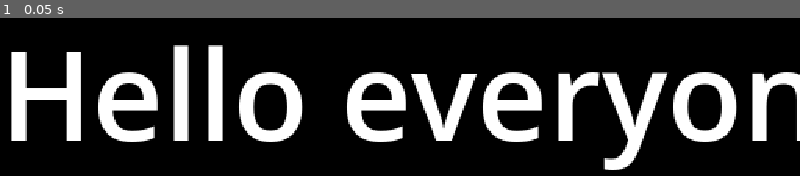
Above: before the commit, frame 1.
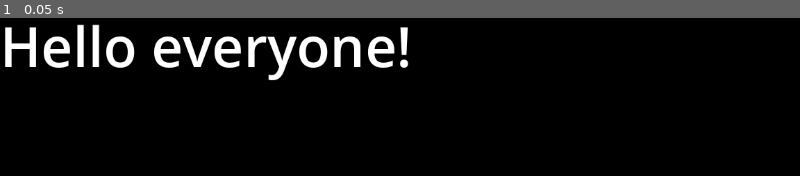
Above: after the commit, the same moment.

Repository: rileylyman/my-magic-gun-that-hates-me
Game: Godot game, scene res://src/main.tscn
The game is run twice, just before and just after one commit, with the same random seed, the same clock (stepped at 60 frames per second) and the same inputs.
Inputs:
- Up to frame 1 (0.05 s): no input

The runs differ from the first frame. In frame 1, 25% of the frame differs, in the area x 0-100%, y 3-97%.

Commit message:
basic shitty prototype

Diff:
--- a/project.godot
+++ b/project.godot
@@ -17,8 +17,6 @@
 
 [display]
 
-window/size/viewport_width=512
-window/size/viewport_height=288
 window/size/window_width_override=1600
 window/size/window_height_override=900
 window/stretch/mode="viewport"
--- /dev/null
+++ b/src/card-outline.tscn
@@ -0,0 +1,29 @@
+[gd_scene format=3 uid="uid://btx5k3mifinlb"]
+
+[ext_resource type="PackedScene" uid="uid://dedwdl7bsg75m" path="res://src/card.tscn" id="1_rgvkt"]
+[ext_resource type="Script" uid="uid://d11la8i1i5o7o" path="res://src/card_outline.gd" id="2_nfnp0"]
+
+[sub_resource type="StyleBoxFlat" id="StyleBoxFlat_rgvkt"]
+bg_color = Color(0.6, 0.6, 0.6, 0)
+border_width_left = 2
+border_width_top = 2
+border_width_right = 2
+border_width_bottom = 2
+border_color = Color(1, 1, 1, 0.33333334)
+corner_radius_top_left = 2
+corner_radius_top_right = 2
+corner_radius_bottom_right = 2
+corner_radius_bottom_left = 2
+
+[node name="Card" unique_id=1368151009 instance=ExtResource("1_rgvkt")]
+mouse_default_cursor_shape = 0
+script = ExtResource("2_nfnp0")
+
+[node name="PanelContainer" parent="." index="0" unique_id=399642640]
+theme_override_styles/panel = SubResource("StyleBoxFlat_rgvkt")
+
+[node name="VBoxContainer" parent="PanelContainer" index="0" unique_id=1680621655]
+visible = false
+
+[node name="CenterContainer" parent="PanelContainer" index="1" unique_id=1625223556]
+visible = false
--- /dev/null
+++ b/src/card-prototype.tscn
@@ -0,0 +1,72 @@
+[gd_scene format=3 uid="uid://kwkfpnrbtwjk"]
+
+[ext_resource type="PackedScene" uid="uid://dedwdl7bsg75m" path="res://src/card.tscn" id="1_23muu"]
+[ext_resource type="Script" uid="uid://dobrtn8e6f2ve" path="res://src/game_manager.gd" id="1_efhwg"]
+[ext_resource type="PackedScene" uid="uid://rk6dk6vw8owg" path="res://src/counter.tscn" id="3_efhwg"]
+[ext_resource type="Script" uid="uid://uehr738u0uon" path="res://src/score_bar.gd" id="4_jswfp"]
+
+[node name="CardPrototype" type="Node2D" unique_id=1494826481]
+
+[node name="GameManager" type="Node2D" parent="." unique_id=357082942 node_paths=PackedStringArray("deck_container", "score_bar", "start_round_button", "hand_pos_node", "chosen_pos_node", "counter_pos_node")]
+script = ExtResource("1_efhwg")
+card_scene = ExtResource("1_23muu")
+counter_scene = ExtResource("3_efhwg")
+deck_container = NodePath("../Deck")
+score_bar = NodePath("../ScoreBar")
+start_round_button = NodePath("../StartRoundButton")
+hand_pos_node = NodePath("../HandPos")
+chosen_pos_node = NodePath("../ChosenPos")
+counter_pos_node = NodePath("../CounterPos")
+
+[node name="Deck" type="Node2D" parent="." unique_id=729747437]
+
+[node name="ChosenPos" type="Node2D" parent="." unique_id=1798489533]
+position = Vector2(558, 286)
+
+[node name="CounterPos" type="Node2D" parent="." unique_id=1709540498]
+position = Vector2(558, 118)
+
+[node name="HandPos" type="Node2D" parent="." unique_id=115461096]
+position = Vector2(558, 471)
+
+[node name="ScoreBar" type="Control" parent="." unique_id=2016008221]
+layout_mode = 3
+anchors_preset = 0
+offset_left = 557.0
+offset_right = 557.0
+script = ExtResource("4_jswfp")
+
+[node name="ProgressBar" type="ProgressBar" parent="ScoreBar" unique_id=291721820]
+custom_minimum_size = Vector2(500, 20)
+layout_mode = 1
+anchors_preset = 5
+anchor_left = 0.5
+anchor_right = 0.5
+offset_left = -250.0
+offset_top = 33.0
+offset_right = 250.0
+offset_bottom = 60.0
+grow_horizontal = 2
+show_percentage = false
+
+[node name="Score" type="Label" parent="ScoreBar" unique_id=420670677]
+unique_name_in_owner = true
+layout_mode = 1
+anchors_preset = 5
+anchor_left = 0.5
+anchor_right = 0.5
+offset_left = -20.0
+offset_right = 20.0
+offset_bottom = 23.0
+grow_horizontal = 2
+horizontal_alignment = 1
+
+[node name="StartRoundButton" type="Button" parent="." unique_id=210958629]
+custom_minimum_size = Vector2(100, 20)
+offset_left = 175.0
+offset_top = 31.0
+offset_right = 276.0
+offset_bottom = 62.0
+text = "Start Round"
+
+[connection signal="pressed" from="StartRoundButton" to="GameManager" method="on_start_round_pressed"]
--- /dev/null
+++ b/src/card.gd
@@ -0,0 +1,23 @@
+class_name Card
+extends Control
+
+@export var max_value: int = 5
+@onready var curr := max_value
+
+@onready var game_mgr: GameManager = get_tree().current_scene.find_child("GameManager")
+
+func _process(_delta: float) -> void:
+	%TitleLabel.text = str(max_value)
+	%ShootLabel.text = str(max_value)
+	%CountdownLabel.text = str(curr)
+
+	%ShootLabel.visible = curr == max_value and game_mgr != null and self in game_mgr.chosen and game_mgr.active_counter != null
+	if %ShootLabel.visible:
+		%CountdownLabel.text = str(0)
+
+func _gui_input(event: InputEvent) -> void:
+	if event is InputEventMouseButton and event.pressed:
+		if game_mgr != null:
+			game_mgr.on_card_clicked(self)
+		else:
+			print("Game manager not found")
--- /dev/null
+++ b/src/card.tscn
@@ -0,0 +1,64 @@
+[gd_scene format=3 uid="uid://dedwdl7bsg75m"]
+
+[ext_resource type="Script" uid="uid://chrlr4xg5rkn6" path="res://src/card.gd" id="1_kd8v5"]
+
+[sub_resource type="StyleBoxFlat" id="StyleBoxFlat_rlt6q"]
+bg_color = Color(0.6, 0.6, 0.6, 0)
+border_width_left = 2
+border_width_top = 2
+border_width_right = 2
+border_width_bottom = 2
+border_color = Color(1, 1, 1, 1)
+corner_radius_top_left = 2
+corner_radius_top_right = 2
+corner_radius_bottom_right = 2
+corner_radius_bottom_left = 2
+
+[node name="Card" type="Control" unique_id=1368151009]
+layout_mode = 3
+anchors_preset = 0
+offset_right = 120.0
+offset_bottom = 150.0
+mouse_filter = 1
+mouse_default_cursor_shape = 2
+script = ExtResource("1_kd8v5")
+
+[node name="ShootLabel" type="Label" parent="." unique_id=1096390588]
+unique_name_in_owner = true
+layout_mode = 0
+offset_left = 46.0
+offset_top = -78.0
+offset_right = 73.0
+offset_bottom = -11.0
+theme_override_font_sizes/font_size = 48
+text = "5"
+
+[node name="PanelContainer" type="PanelContainer" parent="." unique_id=399642640]
+layout_mode = 1
+anchors_preset = 15
+anchor_right = 1.0
+anchor_bottom = 1.0
+grow_horizontal = 2
+grow_vertical = 2
+mouse_filter = 2
+theme_override_styles/panel = SubResource("StyleBoxFlat_rlt6q")
+
+[node name="VBoxContainer" type="VBoxContainer" parent="PanelContainer" unique_id=1680621655]
+layout_mode = 2
+mouse_filter = 2
+
+[node name="TitleLabel" type="Label" parent="PanelContainer/VBoxContainer" unique_id=570302713]
+unique_name_in_owner = true
+layout_mode = 2
+text = "Fireball"
+horizontal_alignment = 1
+
+[node name="CenterContainer" type="CenterContainer" parent="PanelContainer" unique_id=1625223556]
+layout_mode = 2
+mouse_filter = 2
+
+[node name="CountdownLabel" type="Label" parent="PanelContainer/CenterContainer" unique_id=2137815184]
+unique_name_in_owner = true
+layout_mode = 2
+theme_override_font_sizes/font_size = 48
+text = "5"
--- /dev/null
+++ b/src/card_outline.gd
@@ -0,0 +1,2 @@
+class_name CardOutline
+extends Control
--- /dev/null
+++ b/src/counter.gd
@@ -0,0 +1,14 @@
+class_name Counter
+extends Control
+
+@export var value: int = 0
+@export var active: bool = false
+
+@onready var original_size = size
+
+func _process(_delta: float) -> void:
+	%Label.text = str(value)
+	if not active:
+		size = original_size * 0.75
+	else:
+		size = original_size
--- /dev/null
+++ b/src/counter.tscn
@@ -0,0 +1,37 @@
+[gd_scene format=3 uid="uid://rk6dk6vw8owg"]
+
+[ext_resource type="Script" uid="uid://cqffq4qcerhts" path="res://src/counter.gd" id="1_53san"]
+
+[sub_resource type="StyleBoxFlat" id="StyleBoxFlat_01wwf"]
+bg_color = Color(0.6, 0.6, 0.6, 0)
+border_width_left = 2
+border_width_top = 2
+border_width_right = 2
+border_width_bottom = 2
+corner_radius_top_left = 40
+corner_radius_top_right = 40
+corner_radius_bottom_right = 40
+corner_radius_bottom_left = 40
+
+[node name="Counter" type="Control" unique_id=1153307364]
+layout_mode = 3
+anchors_preset = 0
+offset_right = 80.0
+offset_bottom = 80.0
+script = ExtResource("1_53san")
+
+[node name="PanelContainer" type="PanelContainer" parent="." unique_id=248175340]
+layout_mode = 1
+anchors_preset = 15
+anchor_right = 1.0
+anchor_bottom = 1.0
+grow_horizontal = 2
+grow_vertical = 2
+theme_override_styles/panel = SubResource("StyleBoxFlat_01wwf")
+
+[node name="Label" type="Label" parent="PanelContainer" unique_id=1151595536]
+unique_name_in_owner = true
+layout_mode = 2
+theme_override_font_sizes/font_size = 32
+text = "20"
+horizontal_alignment = 1
--- /dev/null
+++ b/src/game_manager.gd
@@ -0,0 +1,135 @@
+class_name GameManager
+extends Node2D
+
+@export var card_scene: PackedScene
+@export var counter_scene: PackedScene
+
+@export var chosen_size: int = 3
+@export var hand_size: int = 5
+
+@export var deck_container: Node2D
+@export var score_bar: ScoreBar
+@export var start_round_button: Button
+
+@export var hand_pos_node: Node2D
+@export var chosen_pos_node: Node2D
+@export var counter_pos_node: Node2D
+@onready var hand_pos := hand_pos_node.position
+@onready var chosen_pos := chosen_pos_node.position
+@onready var counter_pos := counter_pos_node.position
+
+var counter_values = [20, 15, 25, 20]
+var counters: Array[Counter] = []
+var active_counter: Counter
+
+var deck: Array[Card] = []
+var discard: Array[Card] = []
+var hand: Array[Card] = []
+var chosen: Array[Card] = []
+
+var card_size: Vector2
+var padding: Vector2 = Vector2(10, 10)
+
+var _accum := 0.0
+
+var score := 0
+var max_score := 100
+
+func _ready() -> void:
+	for i in range(1, 6 + 1):
+		for _j in range(4):
+			var c = card_scene.instantiate()
+			c.max_value = i
+			deck_container.add_child(c)
+	for c in deck_container.get_children():
+		deck.append(c)
+
+	for v in counter_values:
+		var c = counter_scene.instantiate()
+		c.value = v
+		c.active = false
+		counters.append(c)
+		add_child(c)
+
+	deck.shuffle()
+	card_size = deck[0].size
+	deal_hand()
+	print(hand)
+
+func _process(delta: float) -> void:
+	arrange_items()
+	if active_counter != null:
+		countdown_cards(delta)
+	score_bar.max_score = max_score
+	score_bar.curr_score = score
+	start_round_button.disabled = active_counter != null or chosen.size() < chosen_size
+
+func countdown_cards(delta: float) -> void:
+	_accum += delta
+	for c in hand:
+		c.curr = c.max_value
+
+
+	if _accum > 1.0:
+		_accum -= 1.0
+		var shoots = []
+		for c in chosen:
+			c.curr -= 1
+			if c.curr == 0:
+				c.curr = c.max_value
+				shoots.append(c.max_value)
+		var to_add = 1 if shoots.size() > 0 else 0
+		for s in shoots:
+			to_add *= s
+		score += to_add
+
+		active_counter.value -= 1
+		if active_counter.value == 0:
+			active_counter.active = false
+			active_counter = null
+			discard_chosen()
+
+
+func arrange_items() -> void:
+	for c in deck:
+		c.position = - card_size
+	for c in discard:
+		c.position = - card_size
+	arrange_row(hand_pos, hand)
+	arrange_row(chosen_pos, chosen)
+	arrange_row(counter_pos, counters)
+
+func arrange_row(center: Vector2, cards: Array) -> void:
+	var width = (card_size.x + padding.x) * cards.size()
+	var start = center - Vector2(width / 2, 0)
+	for i in range(cards.size()):
+		cards[i].position = start + Vector2(i * (card_size.x + padding.x), 0)
+
+func discard_chosen() -> void:
+	for c in chosen:
+		discard.append(c)
+	chosen.clear()
+	deal_hand()
+
+func deal_hand() -> void:
+	for i in range(hand_size - hand.size()):
+		if deck.size() > 0:
+			var card = deck.pop_front()
+			hand.append(card)
+
+func on_card_clicked(card: Card) -> void:
+	if card in hand and chosen.size() < chosen_size:
+		hand.erase(card)
+		chosen.append(card)
+	elif card in chosen and active_counter == null:
+		chosen.erase(card)
+		hand.append(card)
+
+func on_start_round_pressed() -> void:
+	if active_counter != null:
+		return
+	for c in counters:
+		if c.value > 0:
+			active_counter = c
+			c.active = true
+			break
--- a/src/player.gd
+++ b/src/player.gd
@@ -5,7 +5,7 @@
 var move_pressed := false
 
 
-func _physics_process(delta: float) -> void:
+func _physics_process(_delta: float) -> void:
 	velocity = Vector2.ZERO
 
 	var inp := Input.get_vector("move_left", "move_right", "move_up", "move_down")
--- /dev/null
+++ b/src/score_bar.gd
@@ -0,0 +1,12 @@
+class_name ScoreBar
+extends Control
+
+var max_score: int = 100
+var curr_score: int = 0
+
+func _ready() -> void:
+	$ProgressBar.max_value = max_score
+
+func _process(_delta: float) -> void:
+	%Score.text = "%s/%s" % [curr_score, max_score]
+	$ProgressBar.value = curr_score
Not shown, added: src/card.gd.uid
Not shown, added: src/card_outline.gd.uid
Not shown, added: src/counter.gd.uid
Not shown, added: src/game_manager.gd.uid
Not shown, added: src/score_bar.gd.uid
